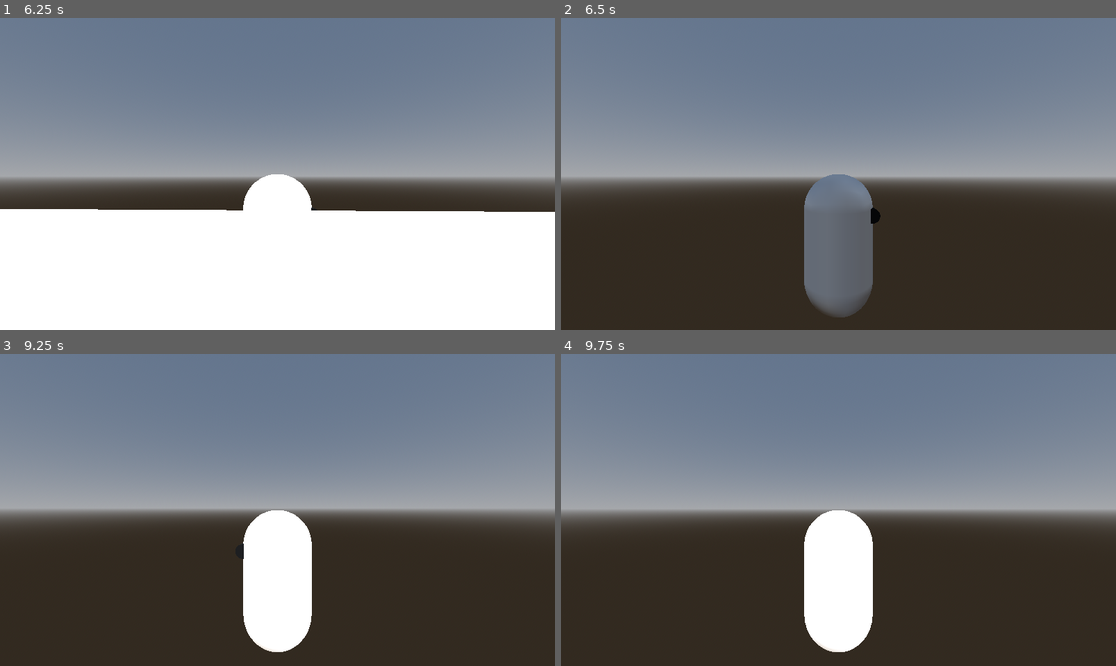
Above: before the commit, frames 1-4 (two rows, left to right).
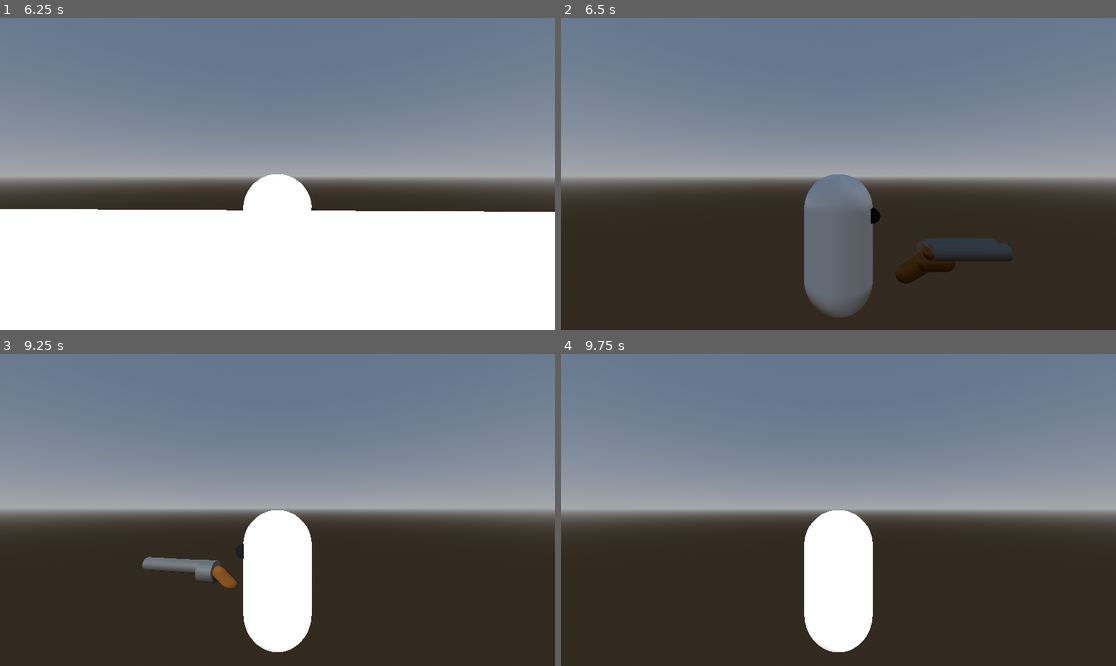
Above: after the commit, the same moments.

Repository: olddine/prueba-godot-2
Game: Godot game, scene res://scene/main.tscn
The game is run twice, just before and just after one commit, with the same random seed, the same clock (stepped at 60 frames per second) and the same inputs.
Inputs (mouse positions are in pixels of both pictures, inside the frame that each line leads up to):
- Up to frame 1 (6.25 s): tap Enter (ui_accept) at 0.5, 0.77, 1.52, 3.02, 3.5, 3.77, 4.52, 6.02 s; move the mouse to (305, 174) at 0.52 s; hold W (ui_up) 0.53-5.78 s; tap 1 (ui_one, bound only after the commit) at 0.6, 2.3, 2.85, 4.55, 5.1 s; tap 3 (ui_three, bound only after the commit) at 0.8, 1.35, 3.05, 3.6, 5.3, 5.85 s; move the mouse to (249, 174) at 1.27 s; tap 2 (ui_two, bound only after the commit) at 1.55, 2.1, 3.8, 4.35, 6.05 s; move the mouse to (288, 167) at 2.02 s; move the mouse to (271, 180) at 2.77 s; move the mouse to (316, 177) at 3.52 s; move the mouse to (233, 170) at 4.27 s; move the mouse to (283, 174) at 5.02 s; move the mouse to (255, 167) at 5.77 s; hold D (ui_right) from 5.78 s (still down)
- Up to frame 2 (6.5 s): keep holding D (ui_right)
- Up to frame 3 (9.25 s): move the mouse to (305, 510) at 6.52 s; release D (ui_right) at 6.53 s; hold W (ui_up) 6.53-8.78 s; tap 2 (ui_two, bound only after the commit) at 6.6, 8.3, 8.85 s; tap Enter (ui_accept) at 6.77, 7.25, 7.52, 8.75, 9.02 s; tap 1 (ui_one, bound only after the commit) at 6.8, 7.35, 9.05 s; move the mouse to (249, 510) at 7.27 s; tap 3 (ui_three, bound only after the commit) at 7.55, 8.1 s; move the mouse to (288, 503) at 8.02 s; move the mouse to (271, 516) at 8.77 s; hold A (ui_left) from 8.78 s (still down)
- Up to frame 4 (9.75 s): move the mouse to (877, 513) at 9.52 s; release A (ui_left) at 9.53 s; hold W (ui_up) from 9.53 s (still down); tap 1 (ui_one, bound only after the commit) at 9.6 s

Frame 1 is identical in both runs. In frame 2, 1.0% of the frame differs, in the area x 60-82%, y 70-86%; in frame 3, 0.8%; in frame 4, nothing differs.

Commit message:
con codigo de cambio de armas

Diff:
--- a/GDSCOOL 3D GODOT 4/project.godot
+++ b/GDSCOOL 3D GODOT 4/project.godot
@@ -57,3 +57,18 @@
 "events": [Object(InputEventMouseButton,"resource_local_to_scene":false,"resource_name":"","device":-1,"window_id":0,"a …(253 unchanged characters)…
 ]
 }
+ui_one={
+"deadzone": 0.5,
+"events": [Object(InputEventKey,"resource_local_to_scene":false,"resource_name":"","device":-1,"window_id":0,"alt_pressed":false,"shift_pressed":false,"ctrl_pressed":false,"meta_pressed":false,"pressed":false,"keycode":0,"physical_keycode":49,"key_label":0,"unicode":49,"echo":false,"script":null)
+]
+}
+ui_two={
+"deadzone": 0.5,
+"events": [Object(InputEventKey,"resource_local_to_scene":false,"resource_name":"","device":-1,"window_id":0,"alt_pressed":false,"shift_pressed":false,"ctrl_pressed":false,"meta_pressed":false,"pressed":false,"keycode":0,"physical_keycode":50,"key_label":0,"unicode":50,"echo":false,"script":null)
+]
+}
+ui_three={
+"deadzone": 0.5,
+"events": [Object(InputEventKey,"resource_local_to_scene":false,"resource_name":"","device":-1,"window_id":0,"alt_pressed":false,"shift_pressed":false,"ctrl_pressed":false,"meta_pressed":false,"pressed":false,"keycode":0,"physical_keycode":51,"key_label":0,"unicode":51,"echo":false,"script":null)
+]
+}
--- /dev/null
+++ b/GDSCOOL 3D GODOT 4/scene/guns.gd
@@ -0,0 +1,33 @@
+extends Node3D
+
+@onready var pistol = $pistol
+@onready var cub = $cub
+@onready var shotgun = $shotgun
+
+func _guns_show():
+	if Input.is_action_just_pressed("ui_one"):
+		pistol.visible = not pistol.visible
+		cub.visible = false
+		shotgun.visible = false
+
+	if Input.is_action_just_pressed("ui_two"):
+		pistol.visible = false
+		cub.visible = false
+		shotgun.visible = not shotgun.visible
+
+	if Input.is_action_just_pressed("ui_three"):
+		pistol.visible = false
+		cub.visible = not cub.visible
+		shotgun.visible = false
+
+	pass
+# Called when the node enters the scene tree for the first time.
+func _ready():
+	pass # Replace with function body.
+
+
+# Called every frame. 'delta' is the elapsed time since the previous frame.
+func _process(delta):
+	_guns_show()
+
+	pass
--- a/GDSCOOL 3D GODOT 4/scene/player.tscn
+++ b/GDSCOOL 3D GODOT 4/scene/player.tscn
@@ -1,6 +1,7 @@
-[gd_scene load_steps=10 format=3 uid="uid://bpmc2g58jnbn8"]
+[gd_scene load_steps=11 format=3 uid="uid://bpmc2g58jnbn8"]
 
 [ext_resource type="Script" path="res://scene/player.gd" id="1_ukumn"]
+[ext_resource type="Script" path="res://scene/guns.gd" id="2_qv8mr"]
 [ext_resource type="PackedScene" uid="uid://epe87wtb5vja" path="res://scene/pistol.tscn" id="2_rq123"]
 [ext_resource type="PackedScene" uid="uid://bjntq07p1mj5x" path="res://scene/cub.tscn" id="3_fd3sv"]
 [ext_resource type="PackedScene" uid="uid://dyh385deqigir" path="res://scene/shotgun.tscn" id="4_x52lp"]
@@ -34,6 +35,7 @@
 mesh = SubResource("CylinderMesh_dx4oa")
 
 [node name="guns" type="Node3D" parent="body"]
+script = ExtResource("2_qv8mr")
 
 [node name="pistol" parent="body/guns" instance=ExtResource("2_rq123")]
 transform = Transform3D(-0.0112339, 0, -0.234731, 0, 0.235, 0, 0.234731, 0, -0.0112339, 0.360663, 0, -1.8935)
